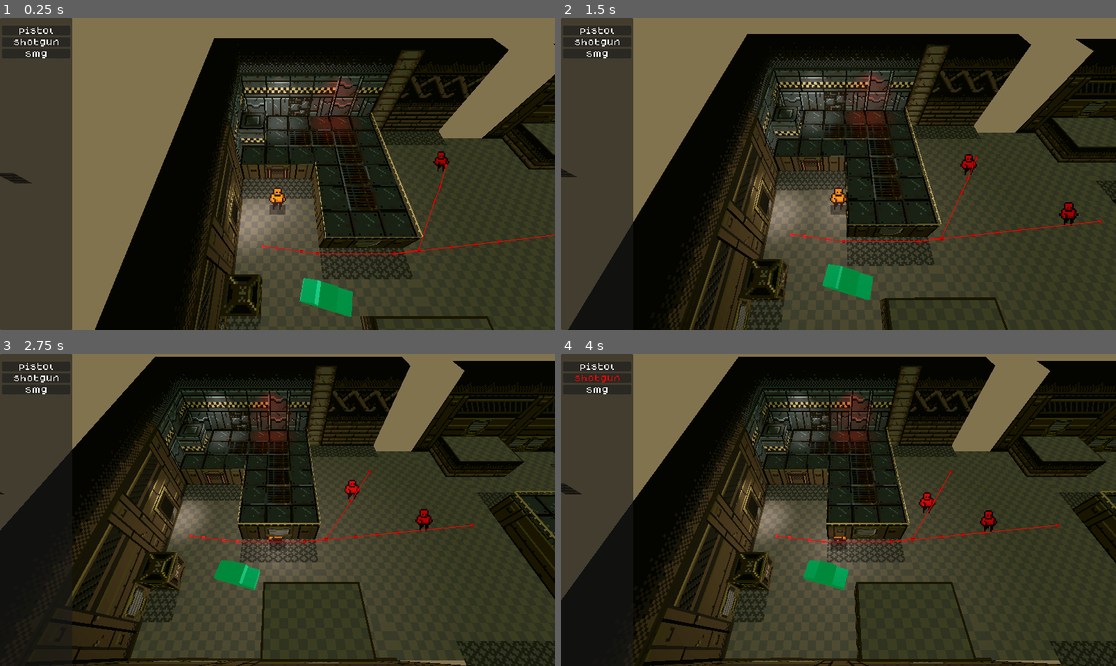
Above: before the commit, frames 1-4 (two rows, left to right).
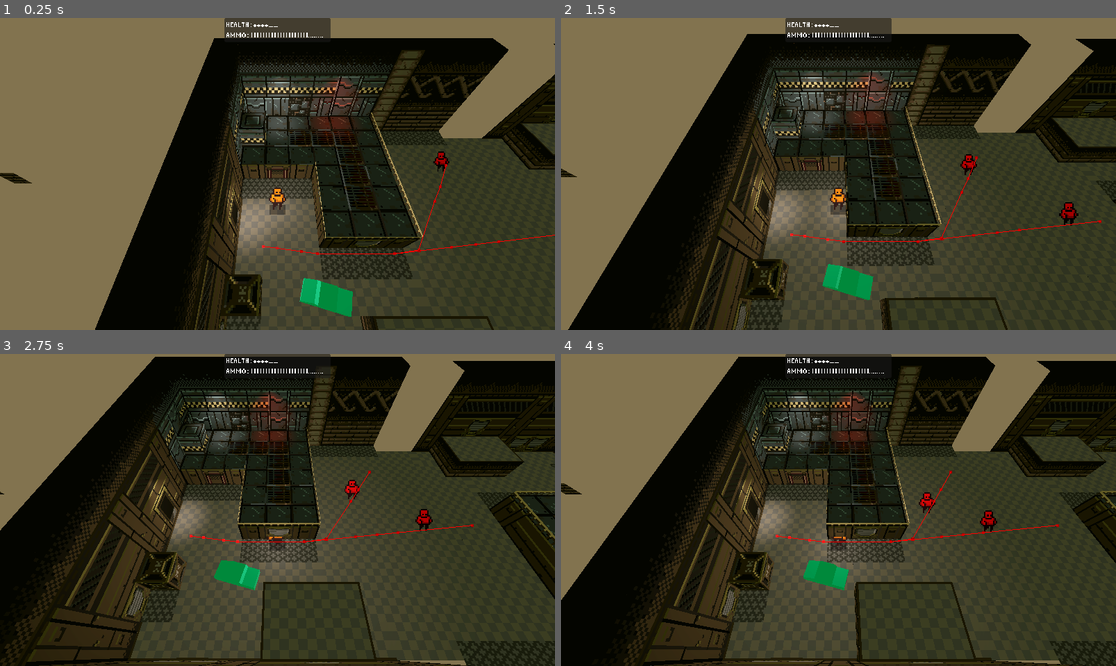
Above: after the commit, the same moments.

Repository: killnaprimer/SpacialStation
Game: Godot game, scene res://scenes/test_other.tscn
Two runs of this game, one before a commit and one after it. Both use one fixed random seed, a clock stepped at 60 frames per second and the inputs below.
Inputs (mouse positions are in pixels of both pictures, inside the frame that each line leads up to):
- Up to frame 1 (0.25 s): no input
- Up to frame 2 (1.5 s): tap Enter at 0.5 s; move the mouse to (960, 158) at 0.52 s; hold D (move_right) 0.53-1.28 s; tap E (use) at 0.6 s; move the mouse to (727, 189) at 1.27 s; hold S (move_back) from 1.28 s (still down); right-click (727, 189) at 1.35 s
- Up to frame 3 (2.75 s): tap E (use) at 1.55, 2.3 s; move the mouse to (333, 441) at 2.02 s; release S (move_back) at 2.03 s; hold D (move_right) from 2.03 s (still down); click (333, 441) at 2.1 s
- Up to frame 4 (4 s): move the mouse to (810, 572) at 2.77 s; release D (move_right) at 2.78 s; hold W (move_forward) 2.78-3.53 s; tap Space (roll) at 2.85, 3.5 s; tap E (use) at 3.05, 3.8 s; move the mouse to (1005, 556) at 3.52 s; hold A (move_left) from 3.53 s (still down); tap Mouse wheel down (scroll_down) at 3.6 s

The runs differ from the first frame. In frame 1, 14% of the frame differs, in the area x 0-60%, y 0-100%; in frame 2, 12%; in frame 3, 6.0%; in frame 4, 8.4%.

Commit message:
update ui with ammo

Diff:
--- a/scenes/prefabs/player.tscn
+++ b/scenes/prefabs/player.tscn
@@ -7,6 +7,7 @@
 [ext_resource type="Script" uid="uid://b2dpd8c06nmlb" path="res://scripts/common/gun.gd" id="5_g2jcq"]
 [ext_resource type="Script" uid="uid://dum25iy3i8s0w" path="res://scripts/common/melee.gd" id="5_rgeog"]
 [ext_resource type="Script" uid="uid://box1lvu4pf35d" path="res://scripts/player/mouse_aim.gd" id="6_g2jcq"]
+[ext_resource type="Resource" uid="uid://67gtv55bbw3y" path="res://data/guns/pistol.tres" id="7_jybep"]
 [ext_resource type="Script" uid="uid://cx0xxqn8au6ks" path="res://scripts/common/health.gd" id="8_kbsxf"]
 
 [sub_resource type="CapsuleShape3D" id="CapsuleShape3D_fp3wc"]
@@ -75,6 +76,7 @@
 [node name="gun" type="Node3D" parent="gun_holder"]
 transform = Transform3D(1, 0, 0, 0, 1, 0, 0, 0, 1, 0, 0, -0.7)
 script = ExtResource("5_g2jcq")
+loot = ExtResource("7_jybep")
 base_spread = 5.0
 bullet_count = 5
 recoil_gain = 0.5
--- a/scenes/prefabs/ui.tscn
+++ b/scenes/prefabs/ui.tscn
@@ -1,14 +1,21 @@
-[gd_scene load_steps=2 format=3 uid="uid://bhi3jtmt4en5g"]
+[gd_scene load_steps=5 format=3 uid="uid://bhi3jtmt4en5g"]
 
 [ext_resource type="Script" uid="uid://didsuuegvq1hh" path="res://scripts/ui/inventory_panel.gd" id="1_mwfwn"]
+[ext_resource type="Script" uid="uid://dtcyx4j6t2lgd" path="res://scripts/ui/game_ui.gd" id="1_rpphg"]
+[ext_resource type="FontFile" uid="uid://dls6yty8qowp6" path="res://fonts/pixelated.ttf" id="4_wejn0"]
+
+[sub_resource type="LabelSettings" id="LabelSettings_rpphg"]
+font = ExtResource("4_wejn0")
 
 [node name="GameUI" type="Control"]
+texture_filter = 1
 layout_mode = 3
 anchors_preset = 15
 anchor_right = 1.0
 anchor_bottom = 1.0
 grow_horizontal = 2
 grow_vertical = 2
+script = ExtResource("1_rpphg")
 
 [node name="Inventory" type="Panel" parent="."]
 custom_minimum_size = Vector2(150, 128)
@@ -28,7 +35,48 @@
 theme_override_constants/margin_left = 4
 theme_override_constants/margin_top = 16
 theme_override_constants/margin_right = 4
-theme_override_constants/margin_bottom = 16
+theme_override_constants/margin_bottom = 64
 
 [node name="list" type="VBoxContainer" parent="Inventory/MarginContainer"]
 layout_mode = 2
+
+[node name="Character" type="Panel" parent="."]
+custom_minimum_size = Vector2(220, 50)
+layout_mode = 1
+anchors_preset = 5
+anchor_left = 0.5
+anchor_right = 0.5
+offset_left = -20.0
+offset_right = 20.0
+offset_bottom = 40.0
+grow_horizontal = 2
+
+[node name="MarginContainer" type="MarginContainer" parent="Character"]
+layout_mode = 1
+anchors_preset = 15
+anchor_right = 1.0
+anchor_bottom = 1.0
+grow_horizontal = 2
+grow_vertical = 2
+theme_override_constants/margin_left = 4
+theme_override_constants/margin_top = 4
+theme_override_constants/margin_right = 4
+theme_override_constants/margin_bottom = 4
+
+[node name="VBoxContainer" type="VBoxContainer" parent="Character/MarginContainer"]
+layout_mode = 2
+alignment = 1
+
+[node name="Label" type="Label" parent="Character/MarginContainer/VBoxContainer"]
+texture_filter = 1
+layout_mode = 2
+text = "HEALTH : ++++__"
+label_settings = SubResource("LabelSettings_rpphg")
+vertical_alignment = 2
+
+[node name="Label2" type="Label" parent="Character/MarginContainer/VBoxContainer"]
+texture_filter = 1
+layout_mode = 2
+text = "AMMO : ||||||||||||||||||||........"
+label_settings = SubResource("LabelSettings_rpphg")
+vertical_alignment = 2
--- a/scenes/ui/loot_item.tscn
+++ b/scenes/ui/loot_item.tscn
@@ -1,11 +1,11 @@
 [gd_scene load_steps=4 format=3 uid="uid://xvidfch2kgoc"]
 
 [ext_resource type="Script" uid="uid://d3m1ysolxsurq" path="res://scripts/ui/loot_item_row.gd" id="1_kqydp"]
-[ext_resource type="FontFile" uid="uid://dot7s2su8u16y" path="res://fonts/dogicapixel.ttf" id="1_onyex"]
+[ext_resource type="FontFile" uid="uid://dls6yty8qowp6" path="res://fonts/pixelated.ttf" id="2_kqydp"]
 
 [sub_resource type="LabelSettings" id="LabelSettings_8bix8"]
 line_spacing = 2.0
-font = ExtResource("1_onyex")
+font = ExtResource("2_kqydp")
 
 [node name="loot_item" type="Panel"]
 custom_minimum_size = Vector2(140, 20)
@@ -21,5 +21,4 @@
 grow_vertical = 2
 text = "- [testing]"
 label_settings = SubResource("LabelSettings_8bix8")
-horizontal_alignment = 1
 vertical_alignment = 1
--- a/scripts/common/gun.gd
+++ b/scripts/common/gun.gd
@@ -4,11 +4,15 @@
 const bullet_ref = preload("res://scenes/prefabs/bullet.tscn")
 #Recoil
 
+@export_category("Loot")
+@export var loot : LootGun
+
 @export_category("Basics")
 @export var base_spread : float = 1.0
 @export var bullet_count : int = 1
 @export var firing_cooldown : float = 0.5
 @export var bullet_speed: float = 50
+enum ammo_types {PISTOL, SHELL, RIFLE, PLASMA}
 
 @export_category("Type")
 @export var burst_type: burst_types
--- /dev/null
+++ b/scripts/data/loot_ammo.gd
@@ -0,0 +1,3 @@
+extends LootItem
+@export var ammo_type : Gun.ammo_types
+@export var count : int
--- a/scripts/data/loot_gun.gd
+++ b/scripts/data/loot_gun.gd
@@ -31,6 +31,7 @@
 	gun.recoil_base = recoil_base
 	gun.recoil_recovery = recoil_recovery
 	gun.spread_gain = spread_gain
+	gun.loot = self
 	return gun
 
 func use():
--- a/scripts/data/loot_item.gd
+++ b/scripts/data/loot_item.gd
@@ -1,6 +1,7 @@
 extends Resource
 class_name LootItem
 @export var loot_name : String
+var equipped : bool
 
 func use():
 	print("used " + loot_name)
--- a/scripts/global/inventory.gd
+++ b/scripts/global/inventory.gd
@@ -9,6 +9,7 @@
 func add_loot(loot : LootItem):
 	loot_items.append(loot)
 	emit_signal("on_loot_changed")
+
 func _ready() -> void:
 	add_loot(PISTOL)
 	add_loot(SHOTGUN)
--- a/scripts/player/gun_holder.gd
+++ b/scripts/player/gun_holder.gd
@@ -85,8 +85,11 @@
 	line_mesh_instance.visible = is_shown
 
 func add_gun(new_gun : Gun):
-	if gun: gun.queue_free()
+	if gun:
+		gun.loot.equipped = false
+		gun.queue_free()
 	add_child(new_gun)
 	new_gun.position = Vector3(0,0,-0.75)
 	gun = new_gun
+	gun.loot.equipped = true
 #endregion
--- /dev/null
+++ b/scripts/ui/game_ui.gd
@@ -0,0 +1,7 @@
+extends Control
+class_name GameUI
+@onready var inventory: InventoryPanel = $Inventory
+
+func _process(delta: float) -> void:
+	if Input.is_action_just_pressed("inventory"):
+		inventory.visible = !inventory.visible
--- a/scripts/ui/inventory_panel.gd
+++ b/scripts/ui/inventory_panel.gd
@@ -12,12 +12,14 @@
 		loot_row.set_loot(loot)
 		list.add_child(loot_row)
 		loot_items.append(loot_row)
+		visible = false
 
 func _ready() -> void:
 	Inventory.connect("on_loot_changed", fill_from_inventory)
 	fill_from_inventory()
 
 func _process(delta: float) -> void:
+	if !visible: return
 	if Input.is_action_just_pressed("scroll_up"): scroll(true)
 	if Input.is_action_just_pressed("scroll_down"): scroll(false)
 	if Input.is_action_just_pressed("use"): use_item()
@@ -30,3 +32,8 @@
 
 func use_item():
 	loot_items[current].on_use()
+	update_loot()
+
+func update_loot():
+	for loot_row in loot_items:
+		loot_row.set_equipped()
--- a/scripts/ui/loot_item_row.gd
+++ b/scripts/ui/loot_item_row.gd
@@ -3,12 +3,20 @@
 @export var loot : LootItem
 @onready var label: Label = $Label
 
+
 func on_use():
 	loot.use()
 
 func set_highlighted(is_highlighted : bool):
-	if is_highlighted : label.modulate = Color.RED
-	else : label.modulate = Color.WHITE
+	if is_highlighted : label.modulate = Color.WHITE
+	else : label.modulate = Color.DARK_GRAY
+
+
+func set_equipped():
+	if loot.equipped:
+		label.text = "["+loot.loot_name +"]"
+	else:
+		label.text = loot.loot_name
 
 func set_loot(_loot : LootItem):
 	loot = _loot
Binary file added: fonts/pixelated.ttf
Not shown, added: fonts/pixelated.ttf.import
Not shown: 1 places in scenes/prefabs/player.tscn that only renumber resources
Not shown, added: scripts/data/loot_ammo.gd.uid
Not shown, added: scripts/ui/game_ui.gd.uid
